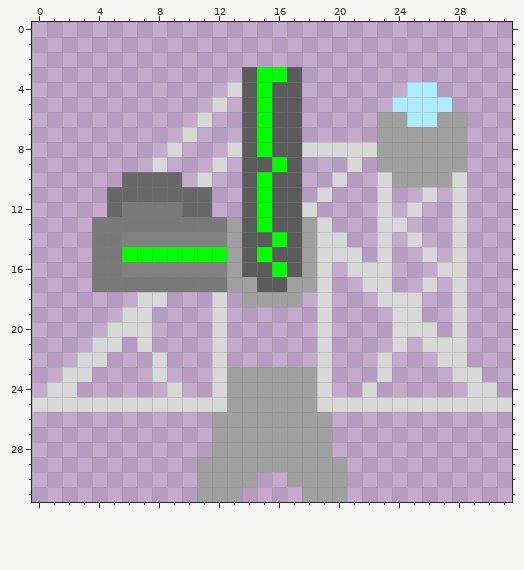
A pixel-art sprite gets an edit: towers/basic_gun.png. Above is the file before it was changed.
The file is 32x32 pixels.
The same view after the edit:
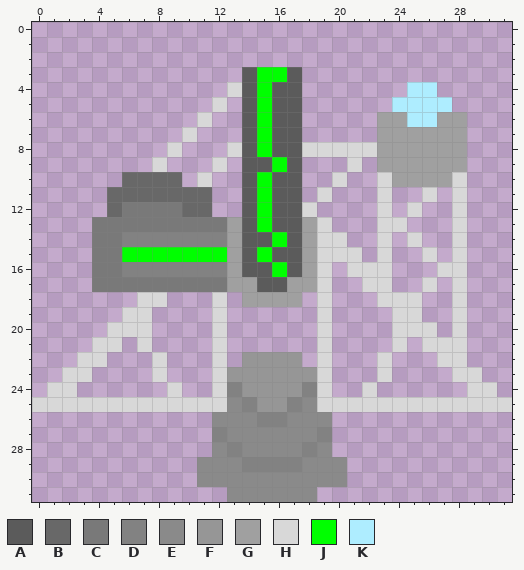
Palette (. is transparent): A #5b5b5b  B #686868  C #797979  D #828282  E #8a8a8a  F #969696  G #a0a0a0  H #d8d8d8  J #00ff00  K #aeedff
Changes in this commit:
{"y":22,"x":14,"old":"....","new":"FFFF"}
{"y":23,"x":13,"old":"GGGGGG","new":"FFFFFF"}
{"y":24,"x":13,"old":"GGGGGG","new":"DFFFFD"}
{"y":25,"x":13,"old":"GGGGGG","new":"EDFFDE"}
{"y":26,"x":12,"old":"GGGGGGGG","new":"EEEDDEEE"}
{"y":27,"x":12,"old":"GGGGGGGG","new":"DEEEEEED"}
{"y":28,"x":12,"old":"GGGGGGGG","new":"EDEEEEDE"}
{"y":29,"x":11,"old":"GGGGGGGGGG","new":"EEEDDDDEEE"}
{"y":30,"x":11,"old":"GGGG..GGGG","new":"EEEEEEEEEE"}
{"y":31,"x":11,"old":"GGG....GGG","new":"..EEEEEE.."}
{"label":"changed","picture_box":[197,352,347,502]}
